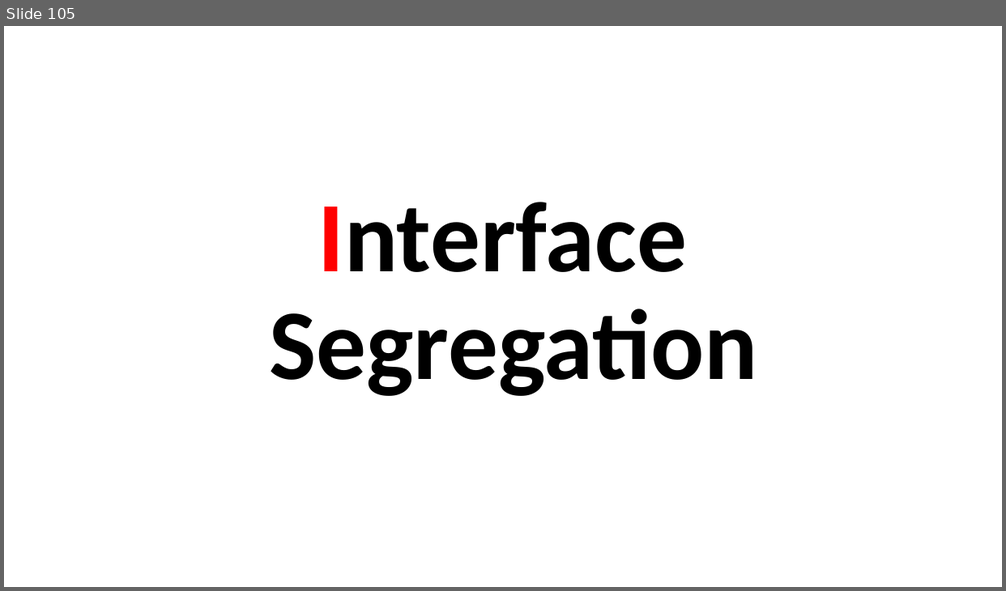
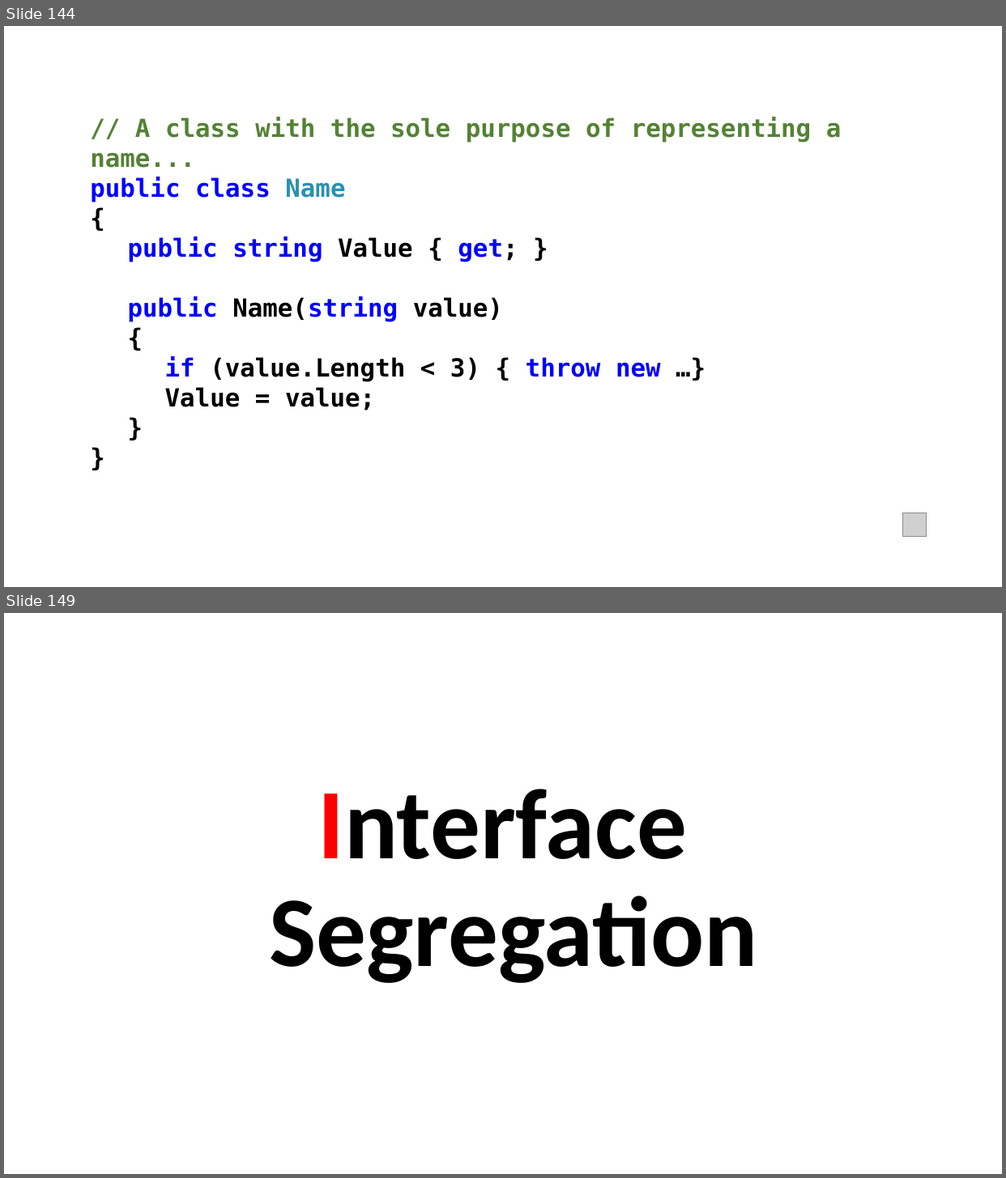
Before and after one commit to perl-easj/OOProg, a slide deck: Chap/SOLID/Presentations/SOLID.pptx. Shown one above the other, each under a label of ours: slide 105 before the commit, slides 144 and 149 after it; the slides between them are not shown. The pictures are 1006x591 and 1006x1178 pixels, drawn with LibreOffice and Linux fonts; fonts in the diff are those of the drawing; grey boxes stand for pictures. Boxes give left, top, right and bottom in pixels: in the first picture for what was removed or moved away, otherwise in the second. Text is boxed around its words. In the diff, an @@ line names an element or a change of style, - is before the commit and + after.

```diff
--- a/Chap/SOLID/Presentations/SOLID.pptx
+++ b/Chap/SOLID/Presentations/SOLID.pptx
@@ slide 144 added at [4,26,1002,587], background #FFFFFF @@
@@ text added at [90,117,842,411], 24 pt, text #000000, bold @@
+// A class with the sole purpose of representing a name...
+public class Name
+{
+public string Value { get; }
+public Name(string value)
+{
+if (value.Length < 3) { throw new …}
+Value = value;
+}
+}
@@ picture added at [903,514,927,536] @@
@@ what was slide 105 is now slide 149 @@
```
Also in this commit, not shown: 3 slides changed, 46 other slides added, 1 slide removed, 25 other files.
